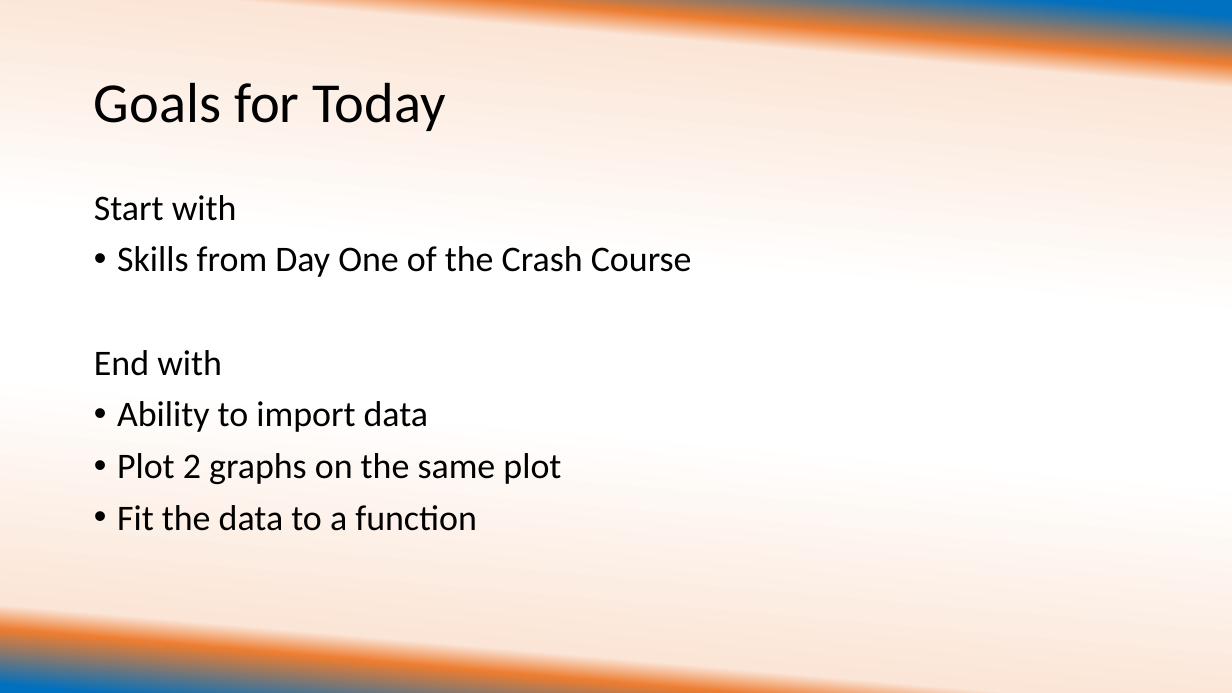
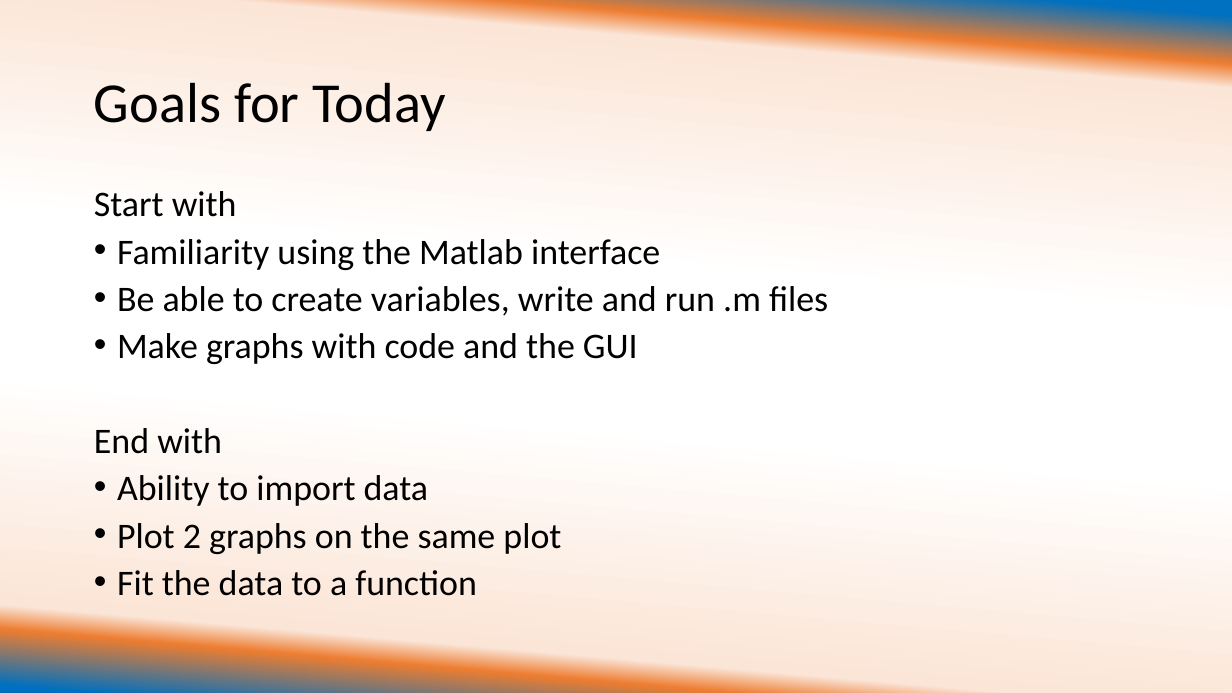
Before and after one commit to ehuemill/Intro-to-Matlab, a slide deck: slide 2 of Day 2 of Crash Course/University of Illinois REU Introduction to Matlab Day 2 with examples.pptx. Drawn at 1232x693 pixels with LibreOffice and Linux fonts; fonts in the diff are those of the drawing. Boxes give left, top, right and bottom in pixels: in the first picture for what was removed or moved away, otherwise in the second. Text is boxed around its words. In the diff, an @@ line names an element or a change of style, - is before the commit and + after.

Commit message:
Added Plotting and Subplotting functions

```diff
--- a/Day 2 of Crash Course/University of Illinois REU Introduction to Matlab Day 2 with examples.pptx
+++ b/Day 2 of Crash Course/University of Illinois REU Introduction to Matlab Day 2 with examples.pptx
@@ text at (94, 191, 561, 596): line spacing 0.9 to 0.8 @@
@@ text at (117, 239, 828, 364): text changed @@
-• Skills from Day One of the Crash Course
+• Familiarity using the Matlab interface
+• Be able to create variables, write and run .m files
+• Make graphs with code and the GUI
```
Also in this commit, not shown: 4 other slides changed, 4 slides added.
